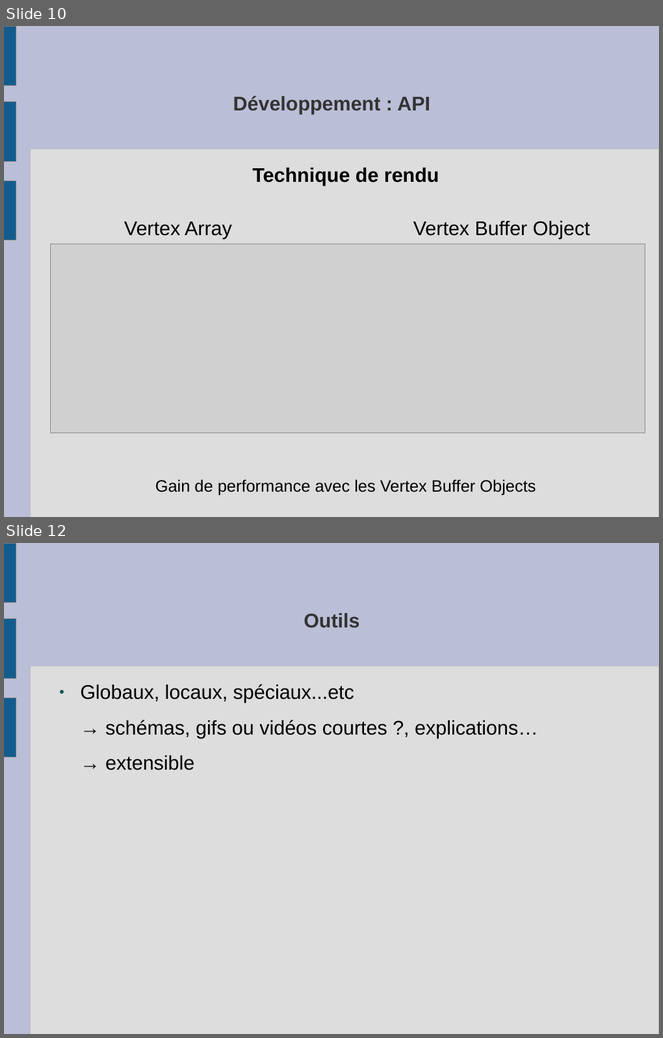
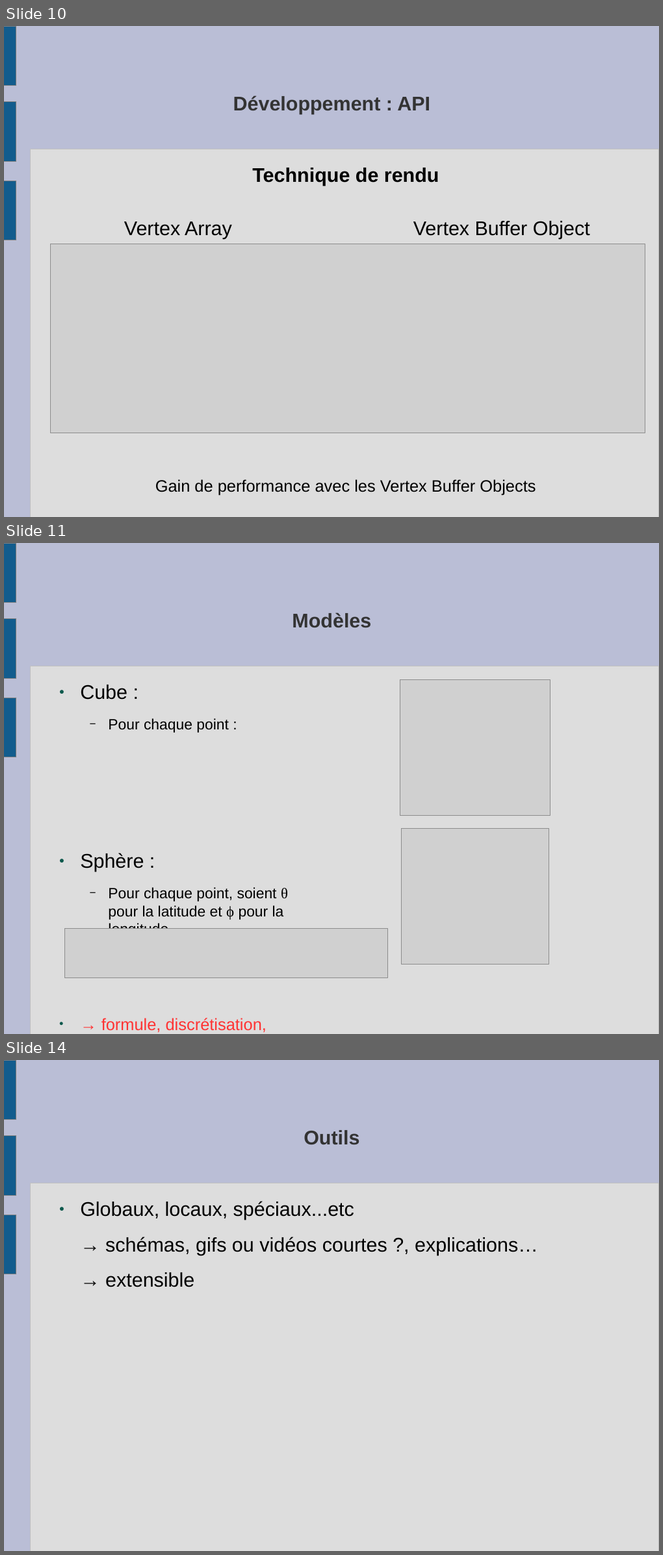
Before and after one commit to slvrgauthier/OpenSculpt, a slide deck: Documentation/Soutenance.odp. Shown one above the other, each under a label of ours: slides 10 and 12 before the commit, slides 10, 11 and 14 after it; the slides between them are not shown. The pictures are 663x1038 and 663x1555 pixels, drawn with LibreOffice and Linux fonts; fonts in the diff are those of the drawing; grey boxes stand for pictures. Boxes give left, top, right and bottom in pixels: in the first picture for what was removed or moved away, otherwise in the second. Text is boxed around its words. In the diff, an @@ line names an element or a change of style, - is before the commit and + after.

```diff
--- a/Documentation/Soutenance.odp
+++ b/Documentation/Soutenance.odp
@@ slide 11 added at (x1=4, y1=543, x2=659, y2=1034), background #BABED6; not listed: 4 template elements that a slide beside it also shows @@
@@ title added at (x1=292, y1=613, x2=371, y2=628), 24 pt, text #333333, bold @@
+Modèles
@@ text added at (x1=80, y1=685, x2=288, y2=1033), 18 pt, text #000000 @@
+● Cube :
+  − Pour chaque point :
+● Sphère :
+  − Pour chaque point, soient θ pour la latitude et ϕ pour la longitude.
+● → formule, discrétisation, extensible
@@ picture added at (x1=400, y1=679, x2=551, y2=816) @@
@@ picture added at (x1=402, y1=828, x2=549, y2=965) @@
@@ picture added at (x1=64, y1=929, x2=388, y2=979) @@
@@ what was slide 12 is now slide 14 @@
```
Also in this commit, not shown: 4 other slides added, 1 slide removed, 1 other file.
